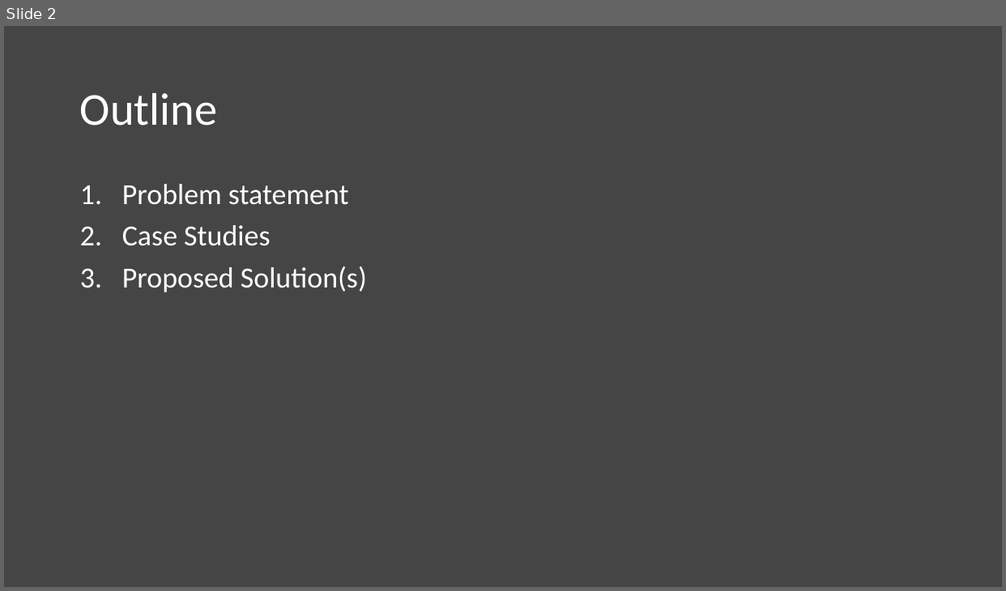
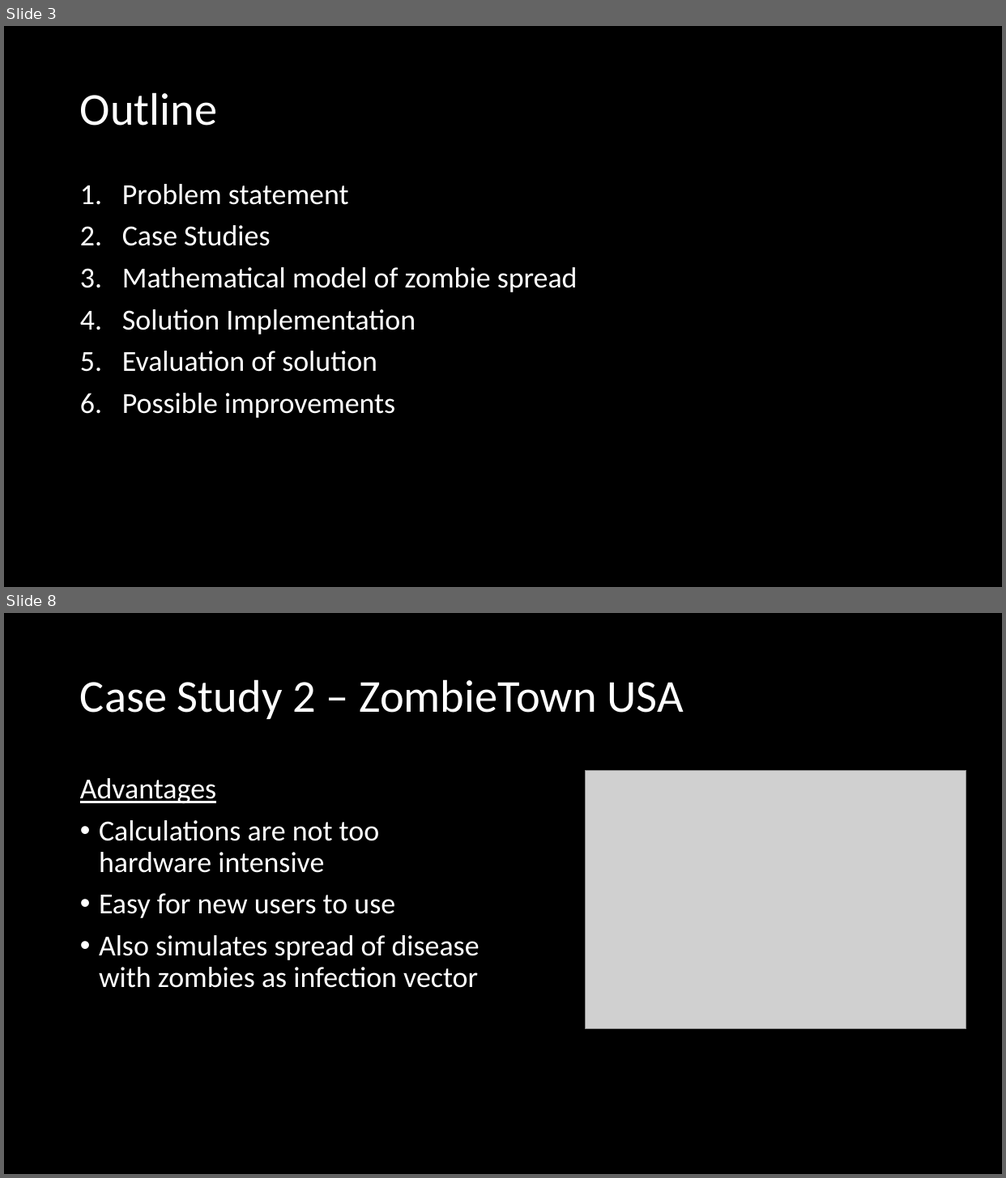
Before and after one commit to Czar-Ec/ZEUS, a slide deck: Documentation/ZEUS Presentation.pptx. Shown one above the other, each under a label of ours: slide 2 before the commit, slides 3 and 8 after it; the slides between them are not shown. The pictures are 1006x591 and 1006x1178 pixels, drawn with LibreOffice and Linux fonts; fonts in the diff are those of the drawing; grey boxes stand for pictures; background and template pictures are left out. Boxes give left, top, right and bottom in pixels: in the first picture for what was removed or moved away, otherwise in the second. Text is boxed around its words. In the diff, an @@ line names an element or a change of style, - is before the commit and + after.

```diff
--- a/Documentation/ZEUS Presentation.pptx
+++ b/Documentation/ZEUS Presentation.pptx
@@ slide 8 added at (x1=4, y1=613, x2=1002, y2=1174), background #000000 @@
@@ title added at (x1=80, y1=679, x2=683, y2=719), 44 pt, text #FFFFFF @@
+Case Study 2 – ZombieTown USA
@@ text added at (x1=80, y1=778, x2=479, y2=988), 28 pt, text #FFFFFF @@
+Advantages
+• Calculations are not too hardware intensive
+• Easy for new users to use
+• Also simulates spread of disease with zombies as infection vector
@@ picture added at (x1=585, y1=770, x2=966, y2=1029) @@
@@ what was slide 2 is now slide 3 @@
@@ slide 3 changed as well @@
@@ background #454545 to #000000 @@
@@ text at (x1=122, y1=267, x2=577, y2=418): text changed @@
-3. Proposed Solution(s)
+3. Mathematical model of zombie spread
+4. Solution Implementation
+5. Evaluation of solution
+6. Possible improvements
```
Also in this commit, not shown: 12 other slides added, 2 slides removed, 2 other files.
